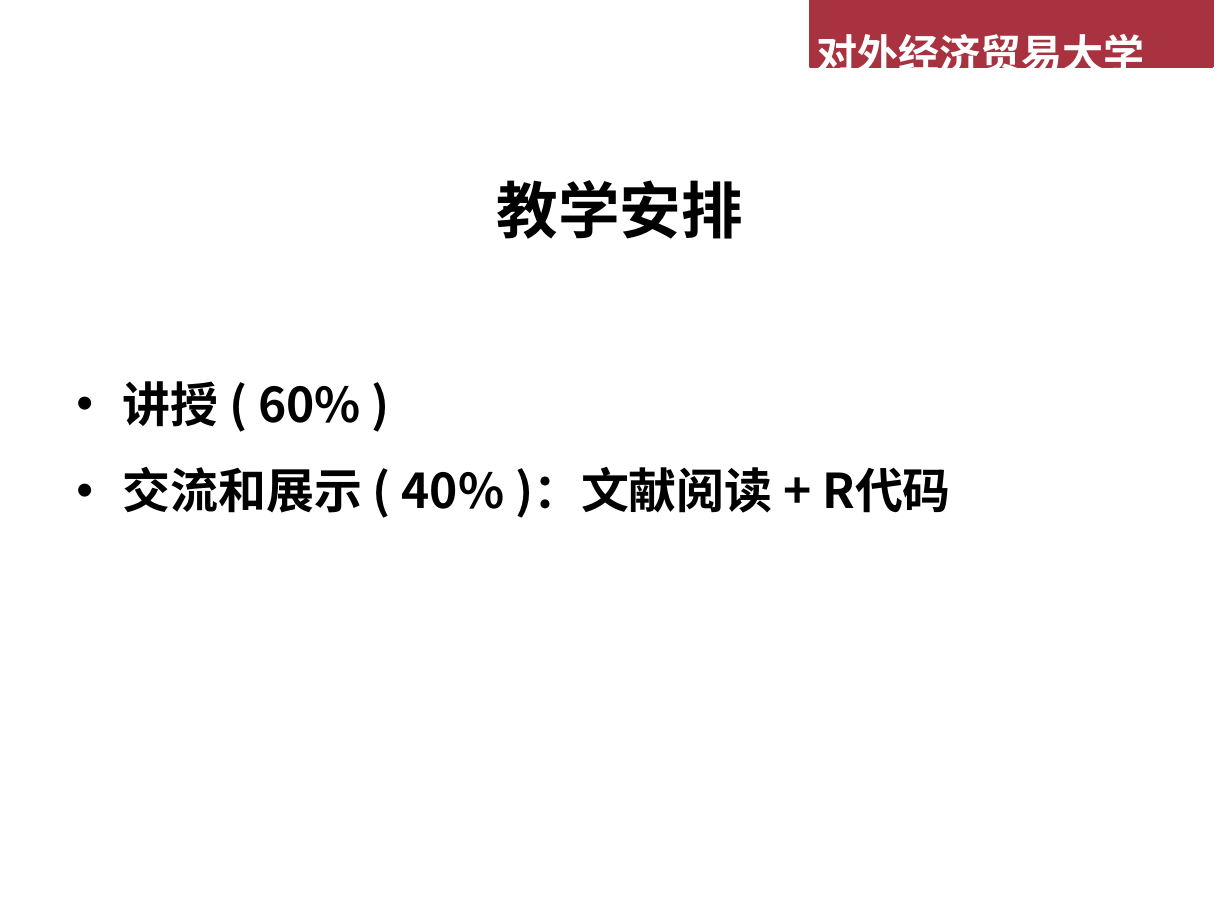
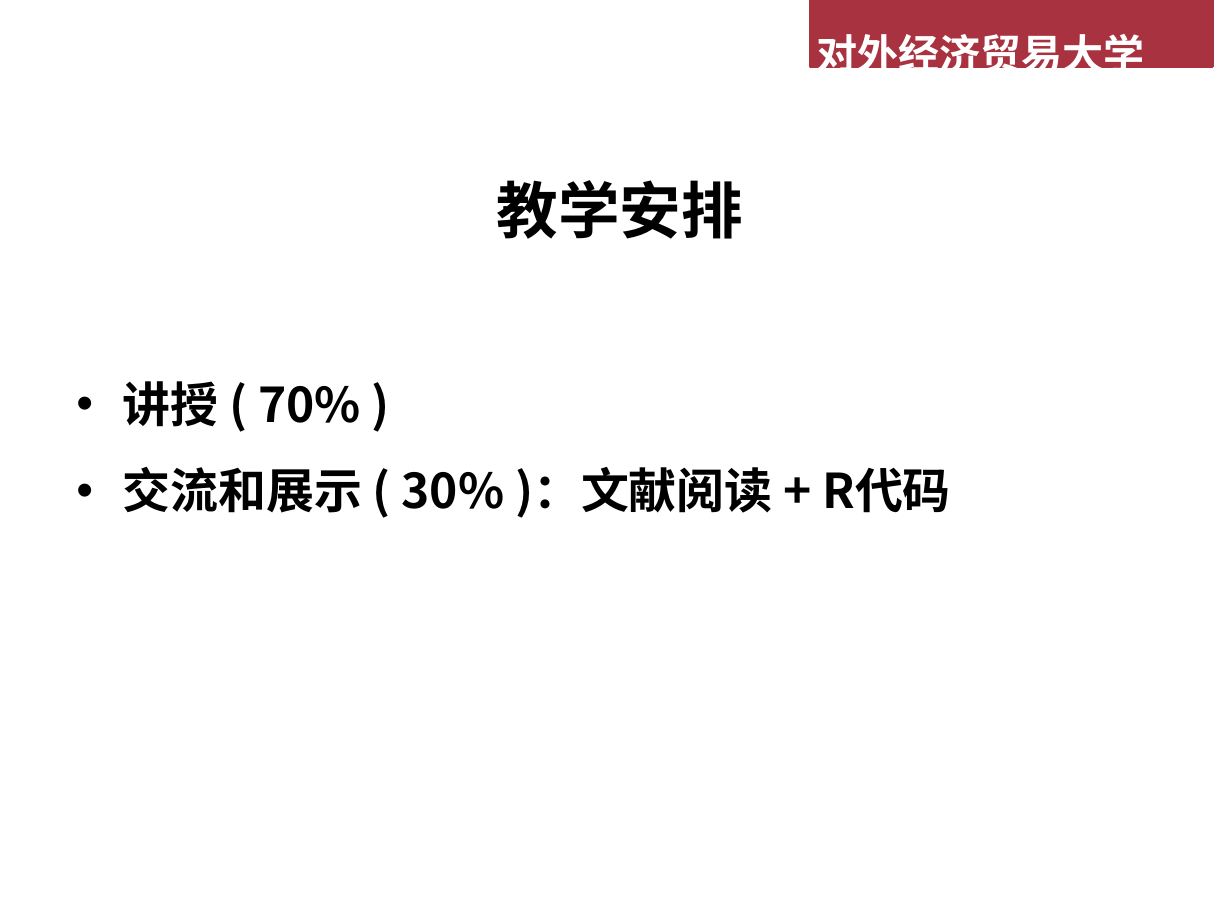
Before and after one commit to lizhengxiao/Non-life-Insurance-Ratemaking, a slide deck: slide 7 of Lectures/01 课程简介.pptx. Drawn at 1232x924 pixels with LibreOffice and Linux fonts; fonts in the diff are those of the drawing; background and template pictures are left out. Boxes give left, top, right and bottom in pixels: in the first picture for what was removed or moved away, otherwise in the second. Text is boxed around its words. In the diff, an @@ line names an element or a change of style, - is before the commit and + after.

```diff
--- a/Lectures/01 课程简介.pptx
+++ b/Lectures/01 课程简介.pptx
@@ text at (123,381,950,518): text changed @@
-• 讲授 ( 60% )
-• 交流和展示 ( 40% )：文献阅读 + R代码
+• 讲授 ( 70% )
+• 交流和展示 ( 30% )：文献阅读 + R代码
```
Also in this commit, not shown: 5 other slides changed, 8 other files.
